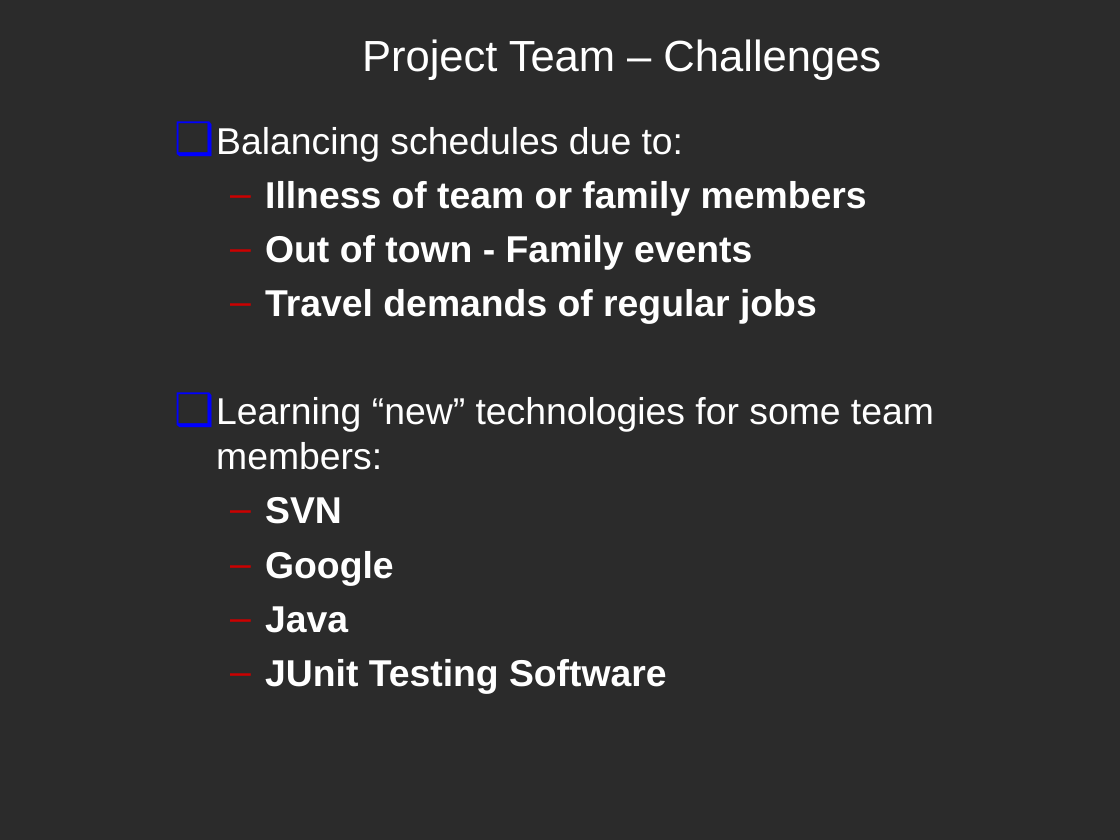
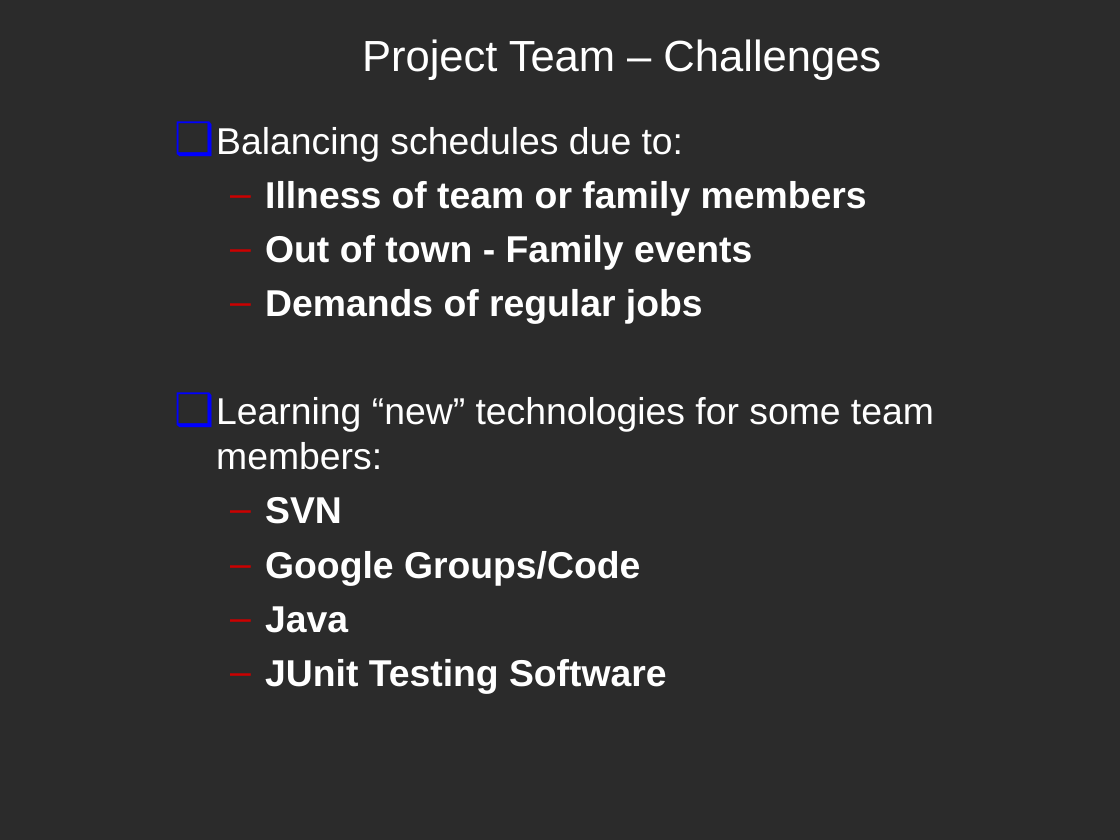
Before and after one commit to cchirag/easyx10, a slide deck: slide 28 of docs/HW/EasyX10 Project - CS673 - Fall 2008 v1.ppt (slide 29 before the commit). Drawn at 1120x840 pixels with LibreOffice and Linux fonts; fonts in the diff are those of the drawing; background and template pictures are left out; a plain dark background stands for a picture behind light text. Boxes give left, top, right and bottom in pixels: in the first picture for what was removed or moved away, otherwise in the second. Text is boxed around its words. In the diff, an @@ line names an element or a change of style, - is before the commit and + after.

```diff
--- a/docs/HW/EasyX10 Project - CS673 - Fall 2008 v1.ppt
+++ b/docs/HW/EasyX10 Project - CS673 - Fall 2008 v1.ppt
@@ text at [265, 289, 703, 324]: text changed @@
-  – Travel demands of regular jobs
+  – Demands of regular jobs
@@ text at [265, 551, 640, 585]: text changed @@
-  – Google
+  – Google Groups/Code
```
Also in this commit, not shown: 4 other slides changed, 1 slide added.
